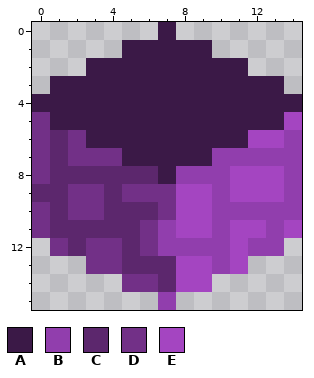
Two states of a pixel-art sprite, Blud/src/blud/game/sprite/sprites/CastleWall.png. The picture above was drawn from the file before the commit.
The file is 15x16 pixels.
Palette (. is transparent): A #3b1947  B #913ead  C #5c276d  D #723087  E #a445c1
Pixels before, first column x 0:
 0 .......A.......
 1 .....AAAAA.....
 2 ...AAAAAAAAA...
 3 .AAAAAAAAAAAAA.
 4 AAAAAAAAAAAAAAA
 5 DAAAAAAAAAAAAAE
 6 DCDAAAAAAAAAEEB
 7 DCDDDAAAAABBBBB
 8 DCCCCCCABBBEEEB
 9 CCDDCDDDEEBEEEB
10 DCDDCCCDEEBBBBB
11 DCCCCCDBEEBEEBE
12 .DCDDCDBBBBEBB.
13 ...DDCCCEEBE...
14 .....DDCEE.....
15 .......B.......
Now the later version:
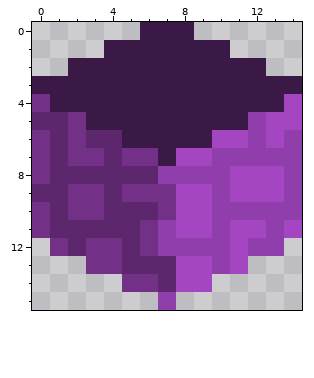
The exact change:
There is now colour A in row 0 at x 6 and 8; in row 1 at x 4 and 10; in row 2 at x 2 and 12; in row 3 at x 0 and 14.
The edit turns colour A into colour B in row 5 at x 12; in row 8 at x 7.
The edit turns colour E into colour B in row 6 at x 12.
The edit turns colour A into colour C in row 5 at x 1; in row 6 at x 3 to 4.
The edit turns colour D into colour C in row 5 at x 0; in row 7 at x 4.
The edit turns colour A into colour D in row 4 at x 0; in row 5 at x 2; in row 7 at x 5 to 6.
The edit turns colour A into colour E in row 4 at x 14; in row 5 at x 13; in row 6 at x 10 to 11; in row 7 at x 8 to 9.
